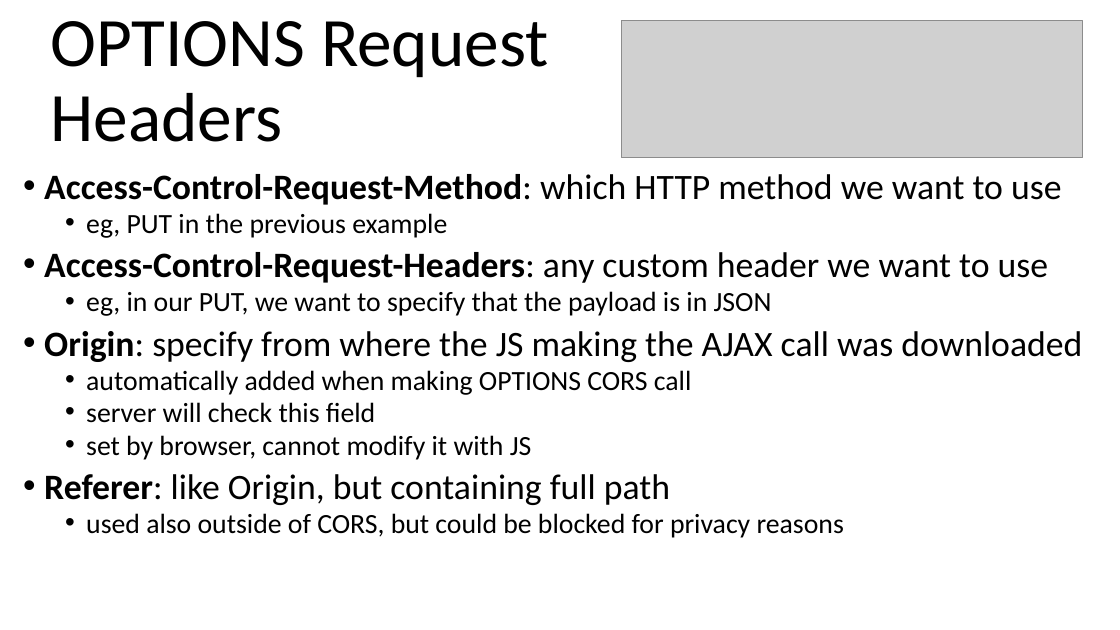
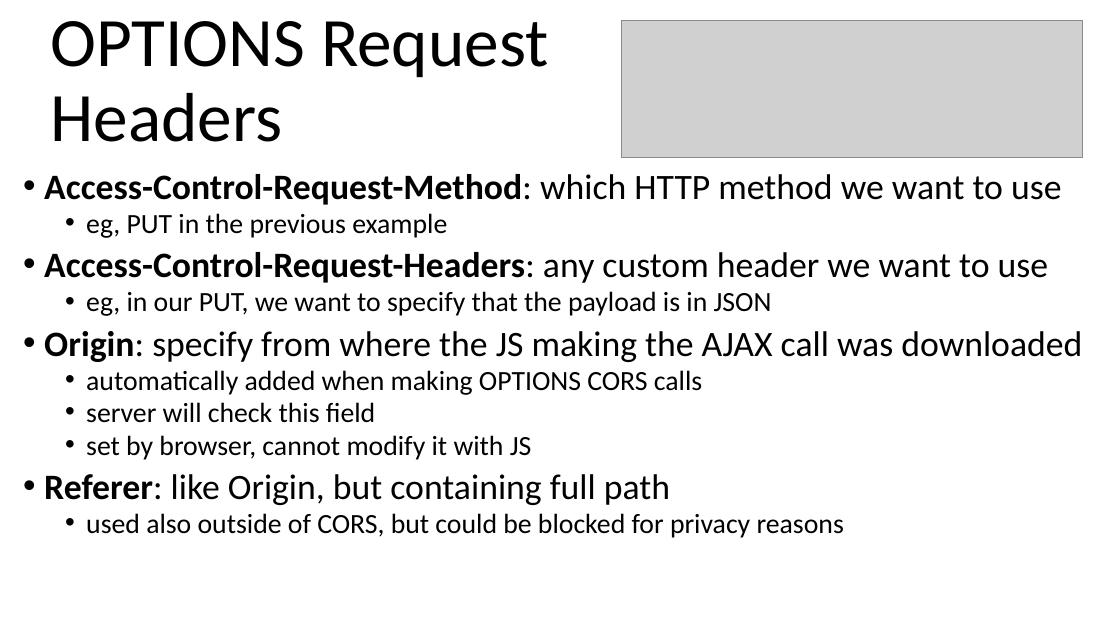
Before and after one commit to arcuri82/web_development_and_api_design, a slide deck: slide 44 of docs/slides/lesson_08.pptx. Drawn at 1120x630 pixels with LibreOffice and Linux fonts; fonts in the diff are those of the drawing; grey boxes stand for pictures. Boxes give left, top, right and bottom in pixels: in the first picture for what was removed or moved away, otherwise in the second. Text is boxed around its words. In the diff, an @@ line names an element or a change of style, - is before the commit and + after.

```diff
--- a/docs/slides/lesson_08.pptx
+++ b/docs/slides/lesson_08.pptx
@@ text at <box>86,370,702,395</box>: text changed @@
-  • automatically added when making OPTIONS CORS call
+  • automatically added when making OPTIONS CORS calls
```
Also in this commit, not shown: 2 other slides changed, 11 slides added, 4 slides removed, 1 other file.
